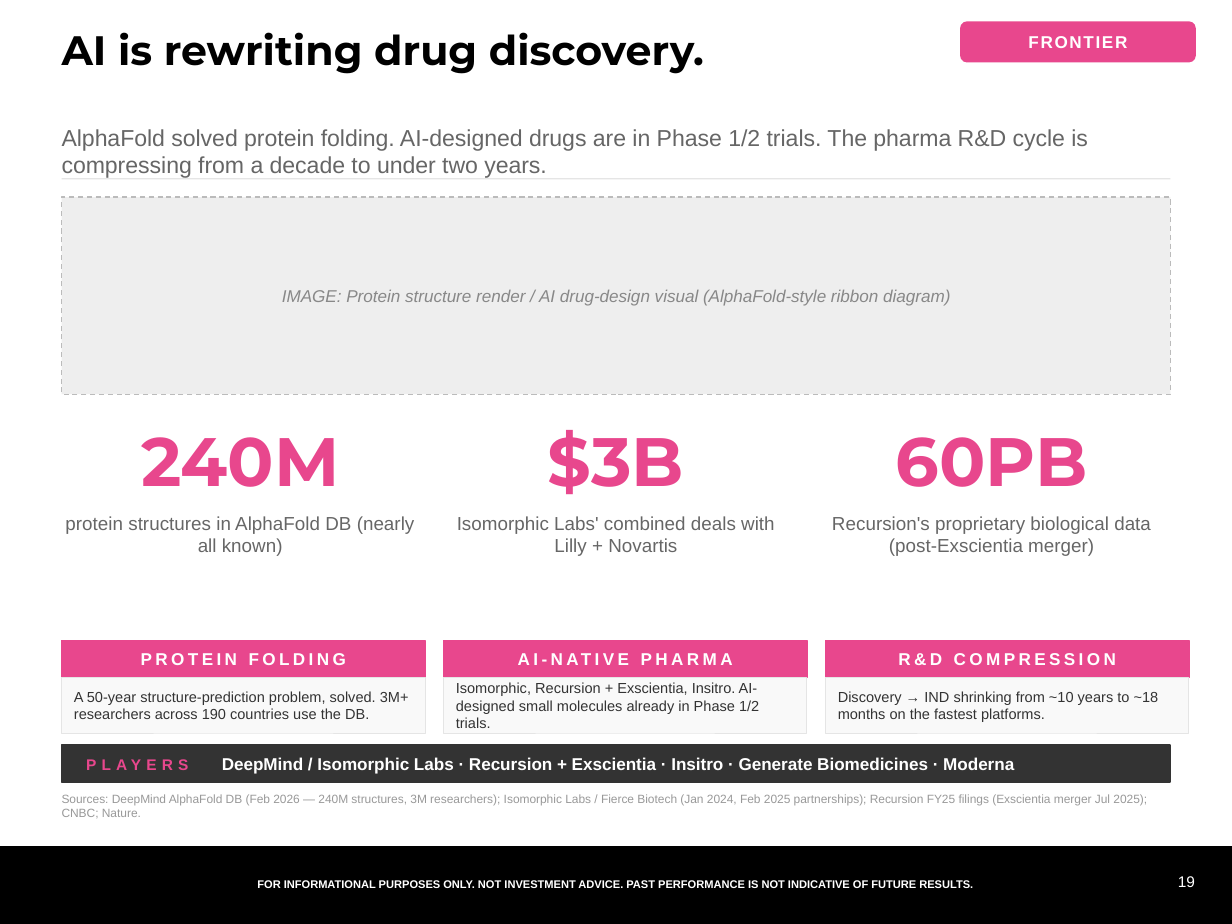
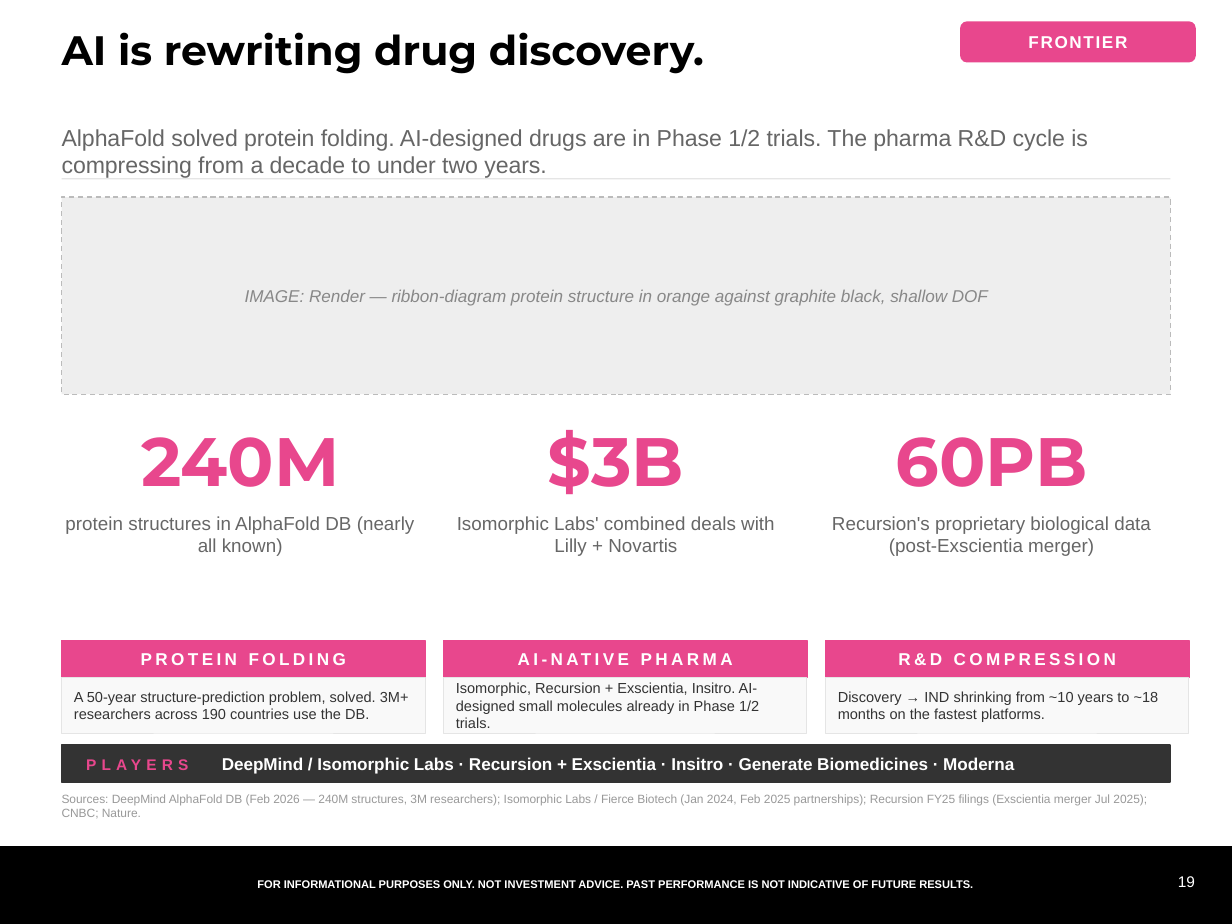
Before and after one commit to samuelcmcclellan-cell/ai-markets-deck, a slide deck: slide 19 of ai-markets-deck.pptx. Drawn at 1232x924 pixels with LibreOffice and Linux fonts; fonts in the diff are those of the drawing. Boxes give left, top, right and bottom in pixels: in the first picture for what was removed or moved away, otherwise in the second. Text is boxed around its words. In the diff, an @@ line names an element or a change of style, - is before the commit and + after.

```diff
--- a/ai-markets-deck.pptx
+++ b/ai-markets-deck.pptx
@@ text at (x1=245, y1=289, x2=988, y2=306): text changed @@
-IMAGE: Protein structure render / AI drug-design visual (AlphaFold-style ribbon diagram)
+IMAGE: Render — ribbon-diagram protein structure in orange against graphite black, shallow DOF
```
Also in this commit, not shown: 9 other slides changed, 12 other files.
